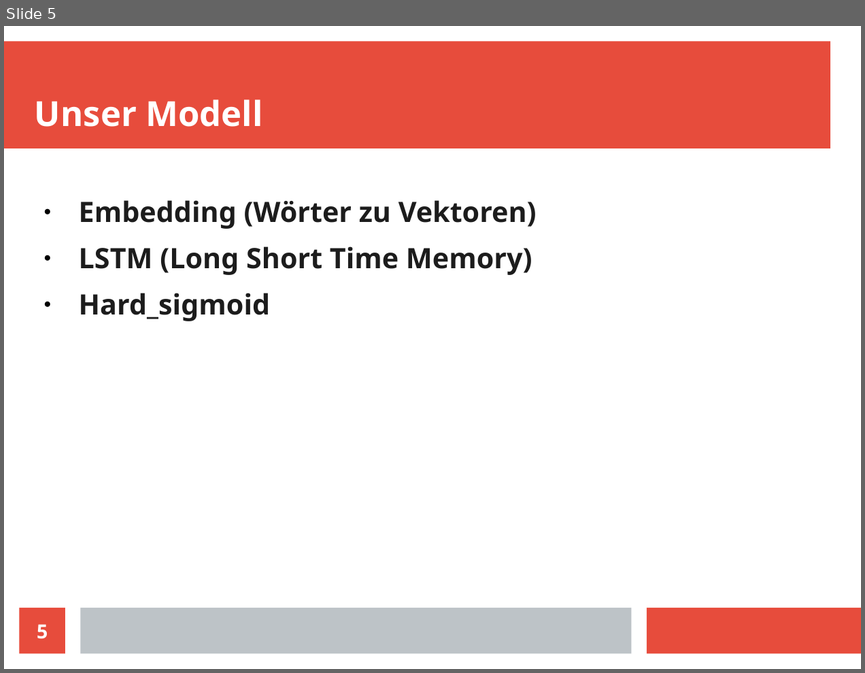
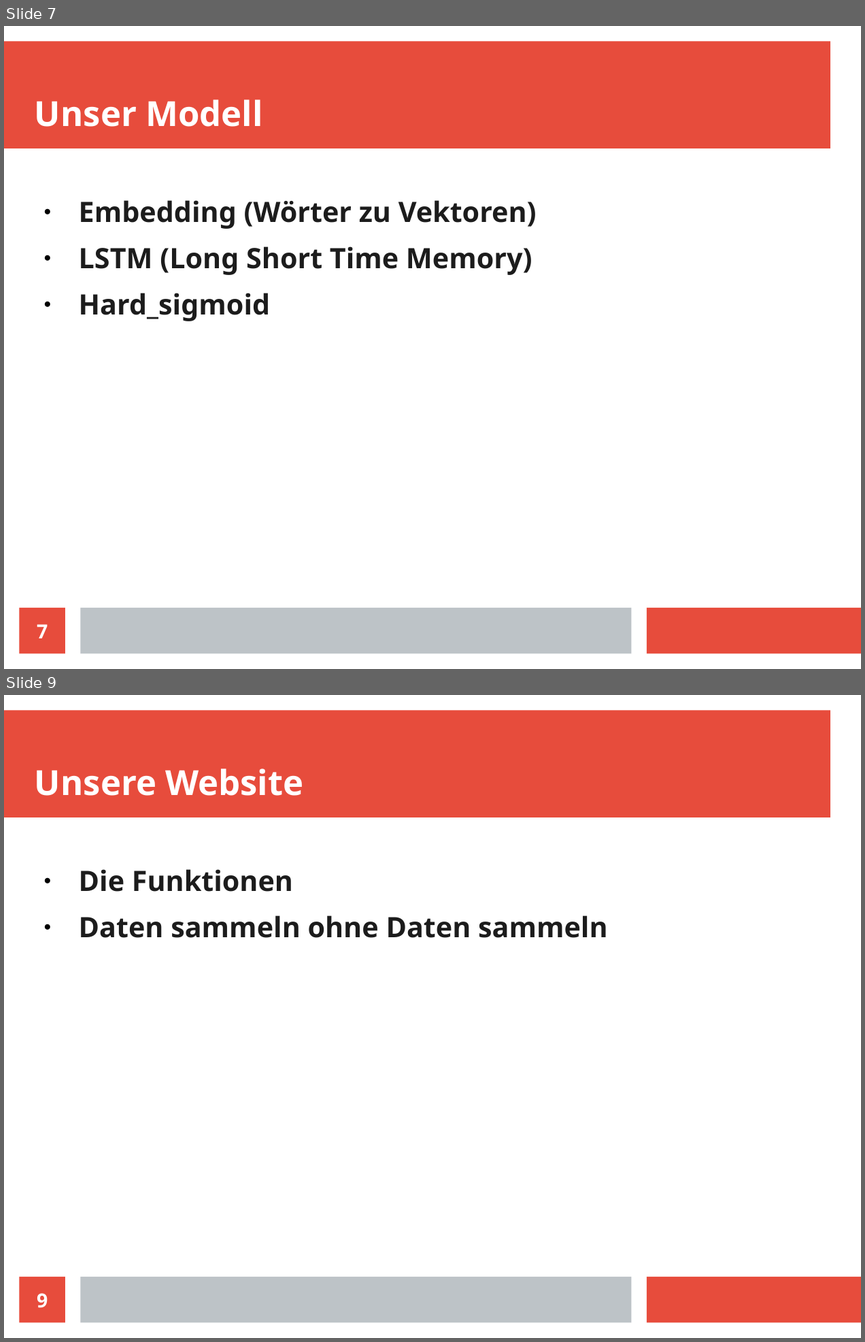
Before and after one commit to HrGaertner/punctation, a slide deck: jufo stand/Präsi.odp. Shown one above the other, each under a label of ours: slide 5 before the commit, slides 7 and 9 after it; the slides between them are not shown. The pictures are 865x673 and 865x1342 pixels, drawn with LibreOffice and Linux fonts; fonts in the diff are those of the drawing. Boxes give left, top, right and bottom in pixels: in the first picture for what was removed or moved away, otherwise in the second. Text is boxed around its words. In the diff, an @@ line names an element or a change of style, - is before the commit and + after.

```diff
--- a/jufo stand/Präsi.odp
+++ b/jufo stand/Präsi.odp
@@ slide 9 added at bbox=[4, 695, 861, 1338], background #FFFFFF; not listed: 3 template elements that a slide beside it also shows @@
@@ title added at bbox=[35, 768, 303, 796], 32 pt, text #FFFFFF, bold @@
+Unsere Website
@@ text added at bbox=[79, 869, 608, 938], 26 pt, text #1C1C1C, bold @@
+● Die Funktionen
+● Daten sammeln ohne Daten sammeln
@@ page number added at bbox=[20, 1276, 65, 1323], fill #E74C3C, 18 pt, text #FFFFFF, bold @@
+9
@@ what was slide 5 is now slide 7 @@
@@ page number at bbox=[37, 624, 48, 638]: text changed @@
-5
+7
```
Also in this commit, not shown: 1 slide changed, 4 other slides added, 5 other files.
